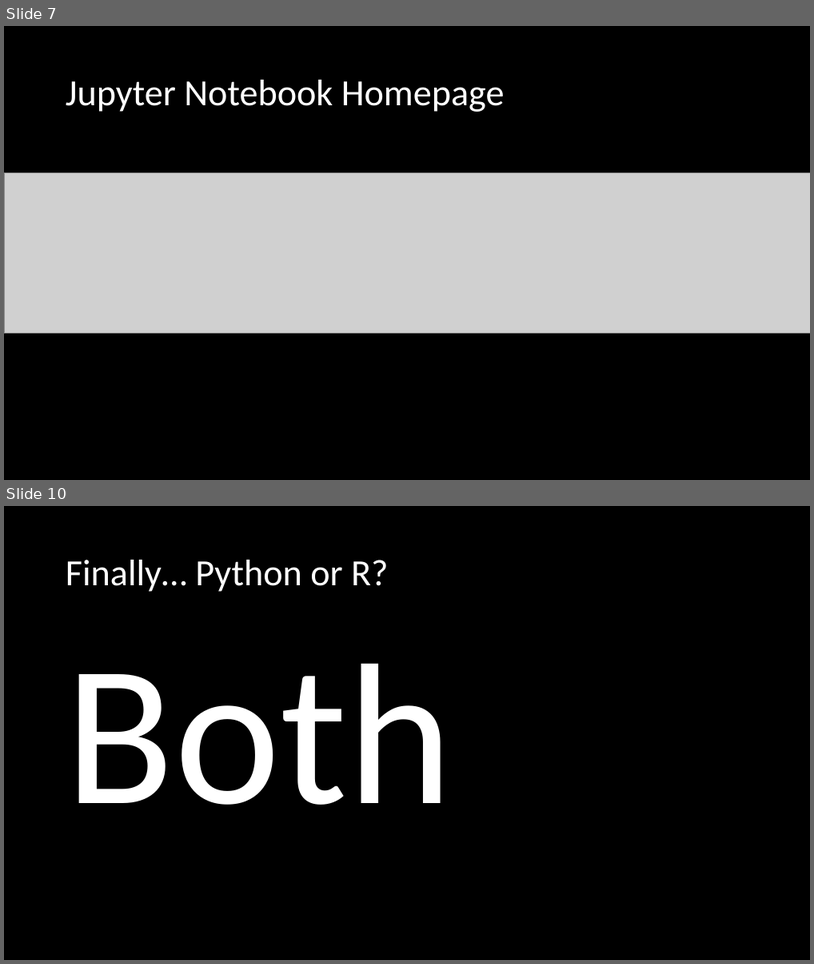
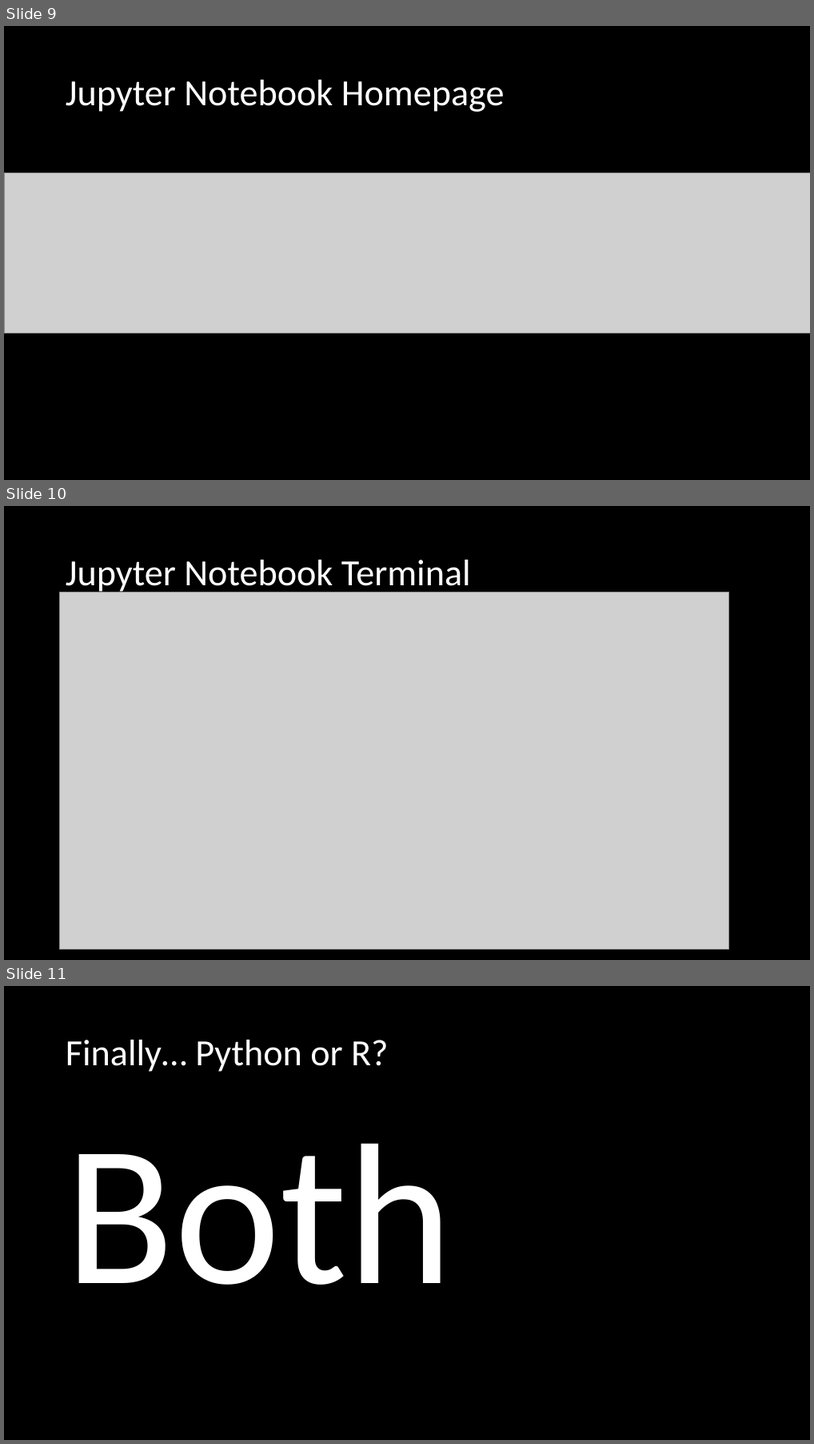
Before and after one commit to mike-babb/intro_to_python, a slide deck: Introduction to Python.pptx. Shown one above the other, each under a label of ours: slides 7 and 10 before the commit, slides 9, 10 and 11 after it; the slides between them are not shown. The pictures are 814x964 and 814x1444 pixels, drawn with LibreOffice and Linux fonts; fonts in the diff are those of the drawing; grey boxes stand for pictures. Boxes give left, top, right and bottom in pixels: in the first picture for what was removed or moved away, otherwise in the second. Text is boxed around its words. In the diff, an @@ line names an element or a change of style, - is before the commit and + after.

```diff
--- a/Introduction to Python.pptx
+++ b/Introduction to Python.pptx
@@ slide 10 added at [4,506,810,960], background #000000 @@
@@ title added at [66,560,471,595], 44 pt, text #FFFFFF @@
+Jupyter Notebook Terminal
@@ picture added at [60,592,730,949] @@
@@ what was slide 7 is now slide 9 @@
@@ what was slide 10 is now slide 11 @@
```
Also in this commit, not shown: 5 slides changed, 4 other slides added, 13 other files.
